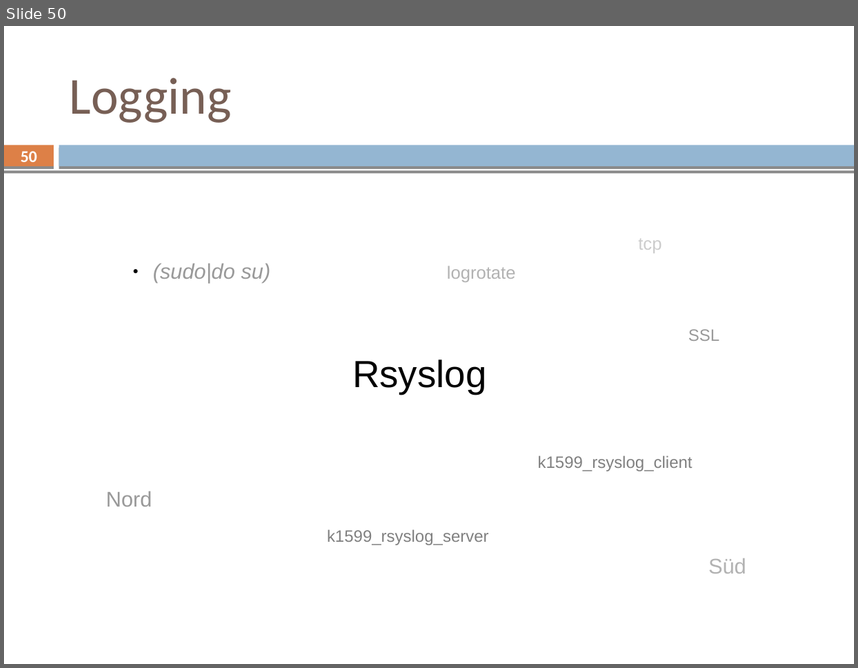
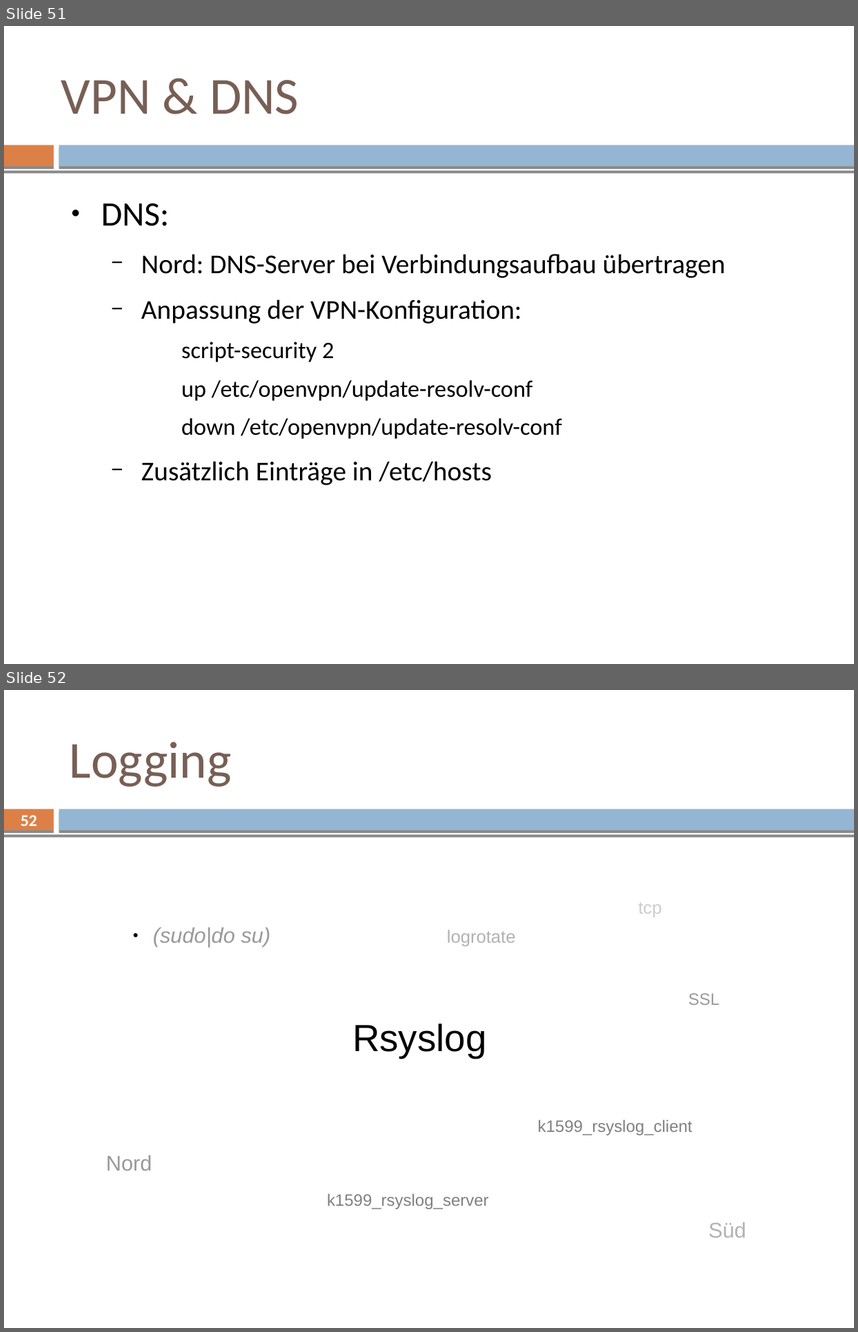
Before and after one commit to mvw/Wilddiebe10, a slide deck: keynote/keynote.odp. Shown one above the other, each under a label of ours: slide 50 before the commit, slides 51 and 52 after it. The pictures are 858x668 and 858x1332 pixels, drawn with LibreOffice and Linux fonts; fonts in the diff are those of the drawing. Boxes give left, top, right and bottom in pixels: in the first picture for what was removed or moved away, otherwise in the second. Text is boxed around its words. In the diff, an @@ line names an element or a change of style, - is before the commit and + after.

```diff
--- a/keynote/keynote.odp
+++ b/keynote/keynote.odp
@@ slide 51 added at (x1=4, y1=26, x2=854, y2=664), background #FFFFFF; not listed: 3 template elements that a slide beside it also shows @@
@@ title added at (x1=61, y1=80, x2=299, y2=114), 44 pt, text #775F55 @@
+VPN & DNS
@@ text added at (x1=101, y1=203, x2=726, y2=485), 23 pt, text #000000 @@
+● DNS:
+  − Nord: DNS-Server bei Verbindungsaufbau übertragen
+  − Anpassung der VPN-Konfiguration:
+    script-security 2
+    up /etc/openvpn/update-resolv-conf
+    down /etc/openvpn/update-resolv-conf
+  − Zusätzlich Einträge in /etc/hosts
@@ what was slide 50 is now slide 52 @@
@@ page number at (x1=21, y1=815, x2=37, y2=831): text changed @@
-50
+52
```
Also in this commit, not shown: 3 other slides added, 1 slide removed, 1 other file.
